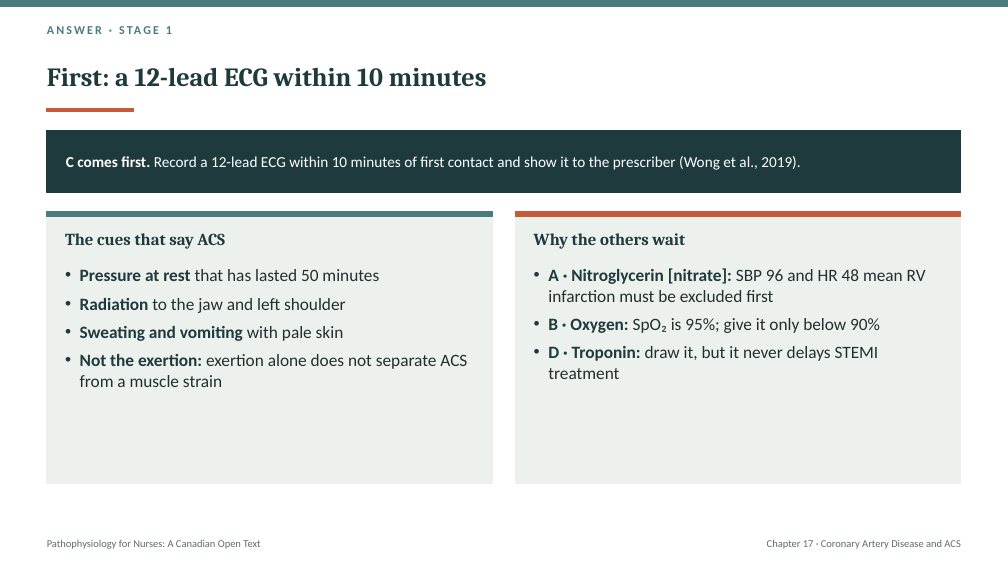
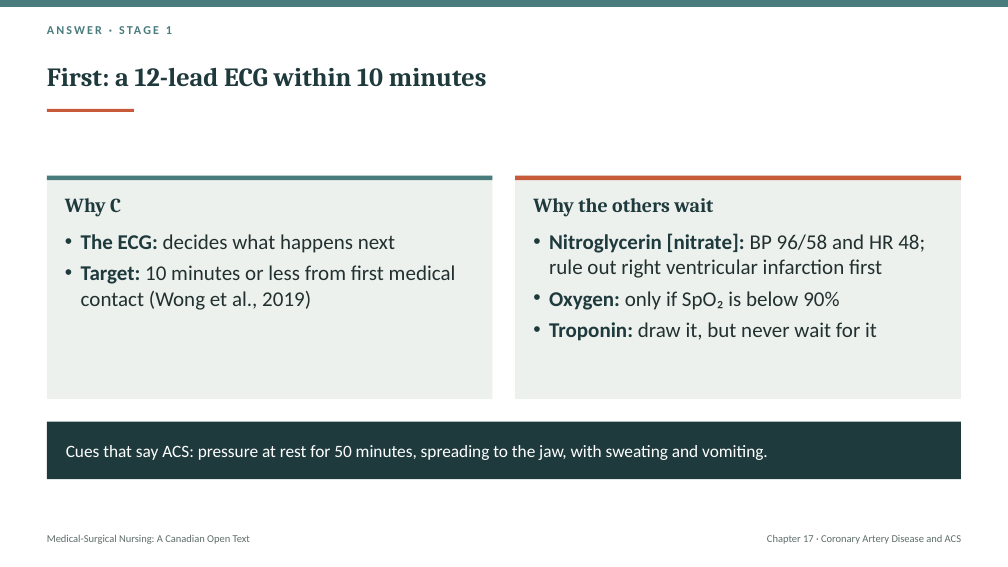
Before and after one commit to andrewleenl/opensourcenursing, a slide deck: slide 4 of Ch17_Coronary_Artery_Disease_and_Acute_Coronary_Syndromes_Lecture_Presentation.pptx (slide 8 before the commit). Drawn at 1008x567 pixels with LibreOffice and Linux fonts; fonts in the diff are those of the drawing. Boxes give left, top, right and bottom in pixels: in the first picture for what was removed or moved away, otherwise in the second. Text is boxed around its words. In the diff, an @@ line names an element or a change of style, - is before the commit and + after.

```diff
--- a/Ch17_Coronary_Artery_Disease_and_Acute_Coronary_Syndromes_Lecture_Presentation.pptx
+++ b/Ch17_Coronary_Artery_Disease_and_Acute_Coronary_Syndromes_Lecture_Presentation.pptx
@@ rectangle removed at [47, 130, 961, 192] @@
@@ rectangle: place and size @@
-rectangle at [47, 212, 492, 216]
+rectangle at [47, 175, 492, 180]
@@ rectangle at [47, 175, 492, 180]: outline #4A7C7E 1 pt to none @@
@@ rectangle: place and size @@
-rectangle at [47, 212, 492, 484]
+rectangle at [47, 175, 492, 399]
@@ rectangle at [47, 175, 492, 399]: outline #EDF1EE 1 pt to none @@
@@ text removed at [66, 156, 800, 170] @@
-C comes first. Record a 12-lead ECG within 10 minutes of first contact and show it to the prescriber (Wong et al., 2019).
@@ rectangle: place and size @@
-rectangle at [516, 212, 961, 216]
+rectangle at [516, 175, 961, 180]
@@ rectangle at [516, 175, 961, 180]: outline #C75B39 1 pt to none @@
@@ rectangle at [516, 175, 961, 399]: outline #EDF1EE 1 pt to none @@
@@ rectangle: place and size @@
-rectangle at [516, 212, 961, 484]
+rectangle at [516, 175, 961, 399]
@@ text added at [65, 198, 121, 217], 19 pt, text #1F3A3D, bold @@
+Why C
@@ text "Why the others wait": place and size @@
-text "Why the others wait" at [534, 233, 685, 249]
+text "Why the others wait" at [533, 198, 713, 217]
@@ text "Why the others wait" at [533, 198, 713, 217]: size 16 to 19 pt @@
@@ text removed at [65, 233, 225, 249] @@
-The cues that say ACS
@@ text added at [81, 234, 456, 310], 20 pt, text #22302F @@
+• The ECG: decides what happens next
+• Target: 10 minutes or less from first medical contact (Wong et al., 2019)
@@ text at [549, 233, 925, 341]: text changed; size 16.5 to 20 pt @@
-• A · Nitroglycerin [nitrate]: SBP 96 and HR 48 mean RV infarction must be excluded first
-• B · Oxygen: SpO₂ is 95%; give it only below 90%
-• D · Troponin: draw it, but it never delays STEMI treatment
+• Nitroglycerin [nitrate]: BP 96/58 and HR 48; rule out right ventricular infarction first
+• Oxygen: only if SpO₂ is below 90%
+• Troponin: draw it, but never wait for it
@@ text removed at [80, 269, 467, 387] @@
-• Pressure at rest that has lasted 50 minutes
-• Radiation to the jaw and left shoulder
-• Sweating and vomiting with pale skin
-• Not the exertion: exertion alone does not separate ACS from a muscle strain
@@ rectangle added at [47, 422, 961, 479], fill #1F3A3D @@
@@ text added at [66, 445, 768, 460], 16.5 pt, text #FFFFFF @@
+Cues that say ACS: pressure at rest for 50 minutes, spreading to the jaw, with sweating and vomiting.
@@ text "Medical-Surgical Nursing: A Canadian Open ..." at [47, 534, 250, 544]: vertical alignment middle to top @@
@@ text at [47, 534, 250, 544]: text changed @@
-Pathophysiology for Nurses: A Canadian Open Text
+Medical-Surgical Nursing: A Canadian Open Text
@@ text "Chapter 17 · Coronary Artery ..." at [767, 535, 961, 544]: vertical alignment middle to top @@
```
Also in this commit, not shown: 10 other slides changed, 28 slides added, 44 slides removed, 3 other files.
